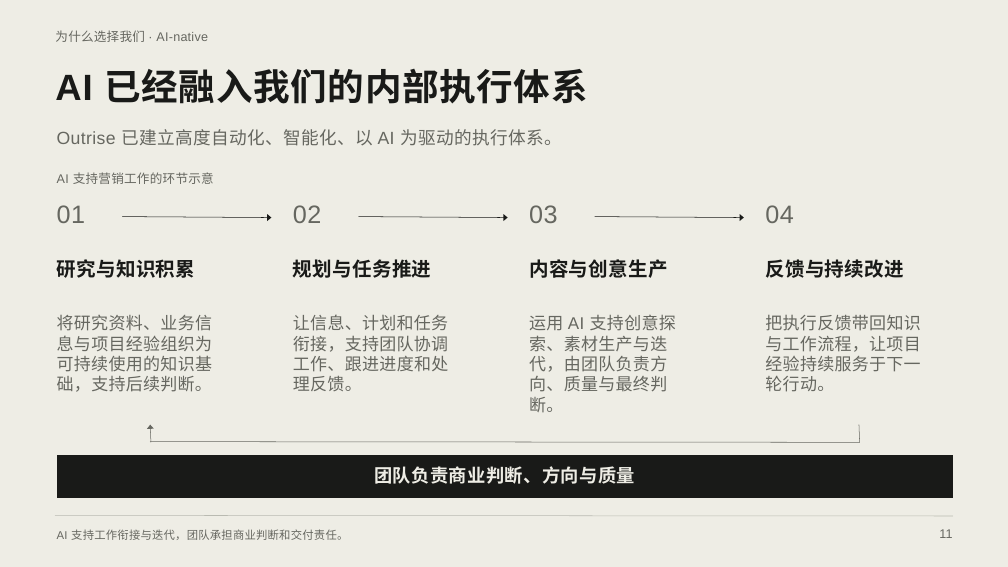
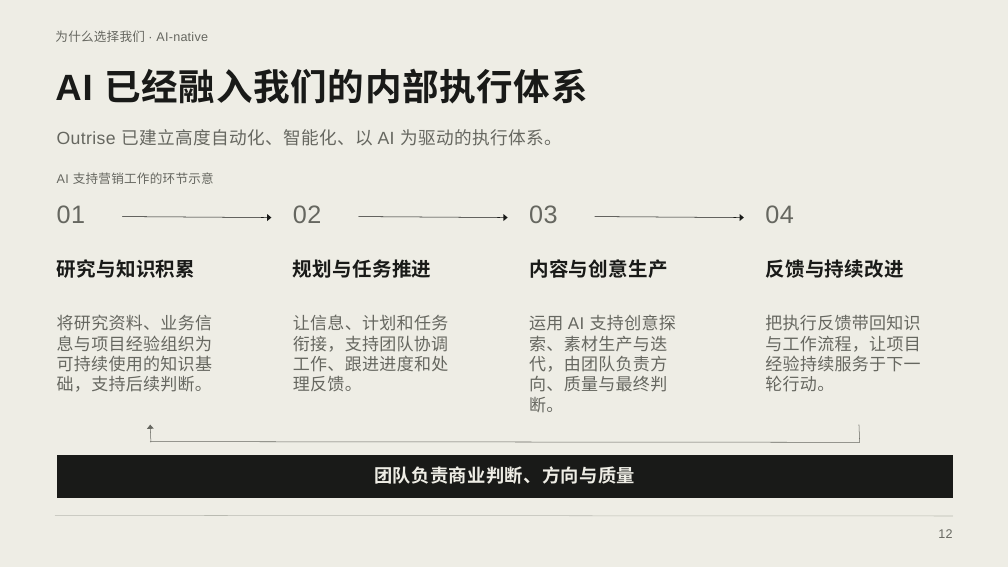
Before and after one commit to Outrise-development/outrise-ontology, a slide deck: slide 12 of docs/presentations/outrise-company-introduction/output/Outrise-Company-Introduction-Canva.pptx (slide 11 before the commit). Drawn at 1008x567 pixels with LibreOffice and Linux fonts; fonts in the diff are those of the drawing. Boxes give left, top, right and bottom in pixels: in the first picture for what was removed or moved away, otherwise in the second. Text is boxed around its words. In the diff, an @@ line names an element or a change of style, - is before the commit and + after.

```diff
--- a/docs/presentations/outrise-company-introduction/output/Outrise-Company-Introduction-Canva.pptx
+++ b/docs/presentations/outrise-company-introduction/output/Outrise-Company-Introduction-Canva.pptx
@@ text removed at [57,529,348,540] @@
-AI 支持工作衔接与迭代，团队承担商业判断和交付责任。
```
Also in this commit, not shown: 15 other slides changed, 1 slide added, 7 other files.
